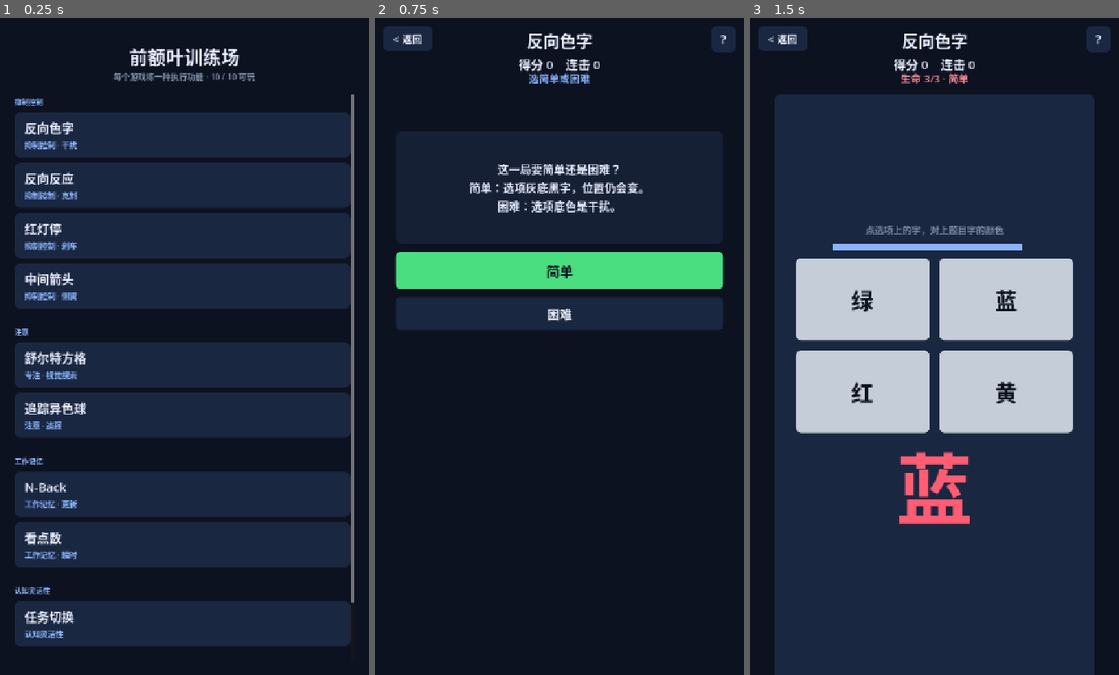
Above: before the commit, frames 1-3 (left to right).
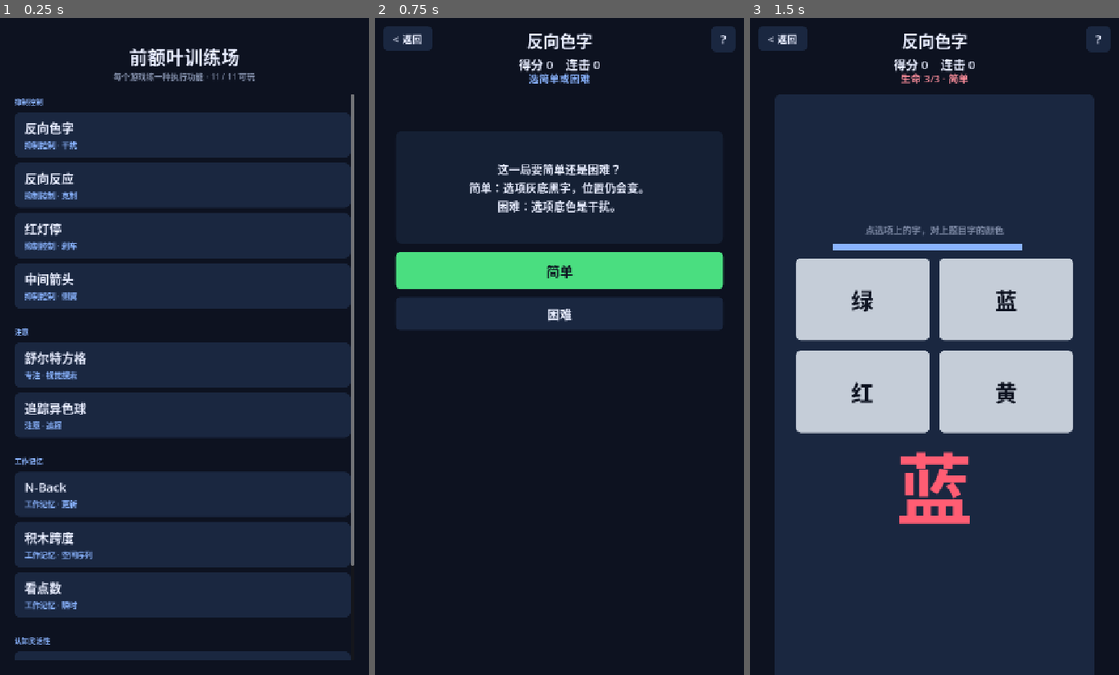
Above: after the commit, the same moments.

Repository: JeffGu98/PrefrontalCortexGame
Game: Godot game, scene res://scenes/Hub.tscn
Two runs of this game, one before a commit and one after it. Both use one fixed random seed, a clock stepped at 60 frames per second and the inputs below.
Inputs (mouse positions are in pixels of both pictures, inside the frame that each line leads up to):
- Up to frame 1 (0.25 s): no input
- Up to frame 2 (0.75 s): click (555, 136) at 0.52 s
- Up to frame 3 (1.5 s): click "简单" at 1.25 s

The runs differ from the first frame. In frame 1, 9.7% of the frame differs, in the area x 4-96%, y 8-98%; in frame 2, nothing differs; in frame 3, nothing differs.

Commit message:
v1.3.0: add Corsi 积木跨度 (spatial WM span)
New arcade game: 3×3 blocks light a sequence; tap same order.
Adaptive span 3→±1 (floor 2, cap 9); 60s timed round; per-tap
ok/wrong flash; progress gate on best span; local best score/span.
Register in Hub under 工作记忆 · 空间序列. Spec in design.md §5.11.
No Dual N-Back. Schulte 4×4 breath deferred (not in this PR).

Diff:
--- a/project.godot
+++ b/project.godot
@@ -11,7 +11,7 @@
 [application]
 
 config/name="前额叶训练场"
-config/version="1.2.2"
+config/version="1.3.0"
 run/main_scene="res://scenes/Hub.tscn"
 config/features=PackedStringArray("4.7", "Mobile")
 config/icon="res://icon.png"
--- /dev/null
+++ b/scenes/Corsi.tscn
@@ -0,0 +1,6 @@
+[gd_scene load_steps=2 format=3]
+
+[ext_resource type="Script" path="res://scripts/Corsi.gd" id="1_corsi"]
+
+[node name="Corsi" type="Control"]
+script = ExtResource("1_corsi")
--- /dev/null
+++ b/scripts/Corsi.gd
@@ -0,0 +1,368 @@
+extends "res://scripts/GameBase.gd"
+## 积木跨度 Corsi：记住方块点亮顺序，按相同顺序点回去（空间序列工作记忆）。
+
+
+const GRID := 3
+const CELL_COUNT := GRID * GRID
+const START_SPAN := 3
+const MIN_SPAN := 2
+const MAX_SPAN := 9
+const ROUND_SECS := 60.0
+const LIT_TIME := 0.55
+const GAP_BETWEEN := 0.18
+const READY_GAP := 0.45
+const INPUT_GAP := 0.35
+const BEST_PATH := "user://corsi_best.cfg"
+const DIM := Color("#1a2740")
+const LIT := Color("#8ab4ff")
+const OK := Color("#4ade80")
+const BAD := Color("#ff5d73")
+const IDLE_HINT := "看方块点亮的顺序，再按同样顺序点回去"
+
+enum Phase { PICK, SHOW, INPUT, GAP, OVER }
+
+var phase := Phase.SHOW
+var score := 0
+var streak := 0
+var span := START_SPAN
+var best_score := 0
+var best_span := START_SPAN
+var session_best_span := START_SPAN
+var round_left := ROUND_SECS
+var sequence: Array[int] = []
+var input_i := 0
+var round_id := 0
+var accepting := false
+
+var score_label: Label
+var round_label: Label
+var span_label: Label
+var hint_label: Label
+var grid: GridContainer
+var cells: Array[Panel] = []
+var cell_styles: Array[StyleBoxFlat] = []
+var restart_button: Button
+
+
+func _init() -> void:
+	title_text = "积木跨度"
+	help_text = "九个方块会按顺序亮一下。看清顺序后，按同样的顺序点回去。\n点对继续；点错这一轮结束，跨度减一（最少 2）。整段都对则跨度加一（最多 9）。\n一局约 60 秒。练的是记住空间位置的先后顺序，不是反应速度。不承诺变聪明。"
+
+
+func _build_game() -> void:
+	_load_best()
+	_build_hud()
+	_build_grid()
+	_layout_board()
+	if best_span > START_SPAN:
+		_show_gate()
+	else:
+		span = START_SPAN
+		_begin_round()
+
+
+func _build_hud() -> void:
+	score_label = _make_label("", 24, Color("#e8edff"))
+	score_label.horizontal_alignment = HORIZONTAL_ALIGNMENT_CENTER
+	score_label.set_anchors_and_offsets_preset(Control.PRESET_TOP_WIDE)
+	score_label.offset_top = 72
+	score_label.offset_bottom = 100
+	add_child(score_label)
+
+	round_label = _make_label("", 20, Color("#ffd75d"))
+	round_label.horizontal_alignment = HORIZONTAL_ALIGNMENT_CENTER
+	round_label.set_anchors_and_offsets_preset(Control.PRESET_TOP_WIDE)
+	round_label.offset_top = 100
+	round_label.offset_bottom = 126
+	add_child(round_label)
+
+	span_label = _make_label("", 28, Color("#8ab4ff"))
+	span_label.horizontal_alignment = HORIZONTAL_ALIGNMENT_CENTER
+	span_label.set_anchors_and_offsets_preset(Control.PRESET_TOP_WIDE)
+	span_label.offset_top = 126
+	span_label.offset_bottom = 164
+	add_child(span_label)
+
+	hint_label = _make_label(IDLE_HINT, 18, Color("#7f8ba6"))
+	hint_label.horizontal_alignment = HORIZONTAL_ALIGNMENT_CENTER
+	hint_label.set_anchors_and_offsets_preset(Control.PRESET_TOP_WIDE)
+	hint_label.offset_top = 164
+	hint_label.offset_bottom = 200
+	hint_label.autowrap_mode = TextServer.AUTOWRAP_WORD_SMART
+	add_child(hint_label)
+
+
+func _build_grid() -> void:
+	grid = GridContainer.new()
+	grid.columns = GRID
+	grid.add_theme_constant_override("h_separation", 14)
+	grid.add_theme_constant_override("v_separation", 14)
+	add_child(grid)
+	for i in range(CELL_COUNT):
+		var cell := Panel.new()
+		cell.mouse_filter = Control.MOUSE_FILTER_STOP
+		var style := StyleBoxFlat.new()
+		style.bg_color = DIM
+		style.set_corner_radius_all(14)
+		cell.add_theme_stylebox_override("panel", style)
+		cell.gui_input.connect(_on_cell_input.bind(i))
+		grid.add_child(cell)
+		cells.append(cell)
+		cell_styles.append(style)
+
+
+func _notification(what: int) -> void:
+	if what == NOTIFICATION_RESIZED and grid != null:
+		_layout_board()
+
+
+func _layout_board() -> void:
+	var vp := get_viewport_rect().size
+	var side := minf(vp.x - 64.0, 520.0)
+	grid.position = Vector2((vp.x - side) / 2.0, 220.0)
+	grid.size = Vector2(side, side)
+	var cell_side := (side - 14.0 * (GRID - 1)) / float(GRID)
+	for cell in cells:
+		cell.custom_minimum_size = Vector2(cell_side, cell_side)
+		cell.size = Vector2(cell_side, cell_side)
+	_layout_progress_gate()
+	if restart_button != null:
+		restart_button.position = Vector2((vp.x - 220.0) / 2.0, vp.y - 160.0)
+
+
+func _show_gate() -> void:
+	phase = Phase.PICK
+	grid.visible = false
+	_show_progress_gate(
+		"历史最长跨度 %d。\n这一局从跨度 %d 继续，还是从 %d 重来？" % [best_span, best_span, START_SPAN],
+		"从跨度 %d 继续" % best_span,
+		"从头开始（跨度 %d）" % START_SPAN
+	)
+	_set_hint("选这一局从哪档开始", Color("#7f8ba6"))
+	_update_hud()
+
+
+func _on_progress_continue() -> void:
+	if phase != Phase.PICK:
+		return
+	span = clampi(best_span, MIN_SPAN, MAX_SPAN)
+	_hide_progress_gate()
+	grid.visible = true
+	_begin_round()
+
+
+func _on_progress_fresh() -> void:
+	if phase != Phase.PICK:
+		return
+	span = START_SPAN
+	_hide_progress_gate()
+	grid.visible = true
+	_begin_round()
+
+
+func _begin_round() -> void:
+	phase = Phase.SHOW
+	score = 0
+	streak = 0
+	session_best_span = span
+	round_left = ROUND_SECS
+	round_id += 1
+	accepting = false
+	if restart_button != null:
+		restart_button.queue_free()
+		restart_button = null
+	_update_hud()
+	_start_trial()
+
+
+func _start_trial() -> void:
+	if phase == Phase.OVER:
+		return
+	round_id += 1
+	var id := round_id
+	accepting = false
+	input_i = 0
+	sequence = _make_sequence(span)
+	_paint_all(DIM)
+	phase = Phase.SHOW
+	_set_hint("看顺序…", Color("#8ab4ff"))
+	_update_hud()
+	await get_tree().create_timer(READY_GAP).timeout
+	if not is_inside_tree() or id != round_id or phase == Phase.OVER:
+		return
+	for idx in sequence:
+		if not is_inside_tree() or id != round_id or phase == Phase.OVER:
+			return
+		_paint_cell(idx, LIT)
+		await get_tree().create_timer(LIT_TIME).timeout
+		if not is_inside_tree() or id != round_id or phase == Phase.OVER:
+			return
+		_paint_cell(idx, DIM)
+		await get_tree().create_timer(GAP_BETWEEN).timeout
+	if not is_inside_tree() or id != round_id or phase == Phase.OVER:
+		return
+	phase = Phase.INPUT
+	accepting = true
+	_set_hint("按同样顺序点", Color("#e8edff"))
+	_update_hud()
+
+
+func _make_sequence(n: int) -> Array[int]:
+	var seq: Array[int] = []
+	var last := -1
+	for _i in range(n):
+		var pick := randi() % CELL_COUNT
+		# Avoid immediate repeat so the light is readable.
+		var guard := 0
+		while pick == last and guard < 8:
+			pick = randi() % CELL_COUNT
+			guard += 1
+		seq.append(pick)
+		last = pick
+	return seq
+
+
+func _on_cell_input(event: InputEvent, index: int) -> void:
+	var mouse := event as InputEventMouseButton
+	if mouse == null or not mouse.pressed or mouse.button_index != MOUSE_BUTTON_LEFT:
+		return
+	_on_tap(index)
+
+
+func _on_tap(index: int) -> void:
+	if phase != Phase.INPUT or not accepting:
+		return
+	accepting = false
+	var expect: int = sequence[input_i]
+	if index == expect:
+		_paint_cell(index, OK)
+		input_i += 1
+		if input_i >= sequence.size():
+			_on_trial_correct()
+		else:
+			_set_hint("%d / %d" % [input_i, sequence.size()], Color("#4ade80"))
+			await get_tree().create_timer(0.12).timeout
+			if phase == Phase.INPUT:
+				_paint_cell(index, DIM)
+				accepting = true
+	else:
+		_paint_cell(index, BAD)
+		_on_trial_wrong()
+
+
+func _on_trial_correct() -> void:
+	streak += 1
+	session_best_span = maxi(session_best_span, span)
+	if span > best_span:
+		best_span = span
+		_save_best()
+	var pts := 10 + span * 4 + mini(streak, 8) * 2
+	score += pts
+	_set_hint("全对 +%d · 跨度 %d" % [pts, span], Color("#4ade80"))
+	_burst_feedback("+%d" % pts, Color("#4ade80"))
+	span = mini(span + 1, MAX_SPAN)
+	_update_hud()
+	_after_trial()
+
+
+func _on_trial_wrong() -> void:
+	streak = 0
+	_set_hint("顺序错了", Color("#ff5d73"))
+	_burst_feedback("错", Color("#ff5d73"))
+	span = maxi(span - 1, MIN_SPAN)
+	_update_hud()
+	_after_trial()
+
+
+func _after_trial() -> void:
+	phase = Phase.GAP
+	accepting = false
+	round_id += 1
+	var id := round_id
+	await get_tree().create_timer(INPUT_GAP).timeout
+	if not is_inside_tree() or id != round_id or phase == Phase.OVER:
+		return
+	_paint_all(DIM)
+	if round_left <= 0.0:
+		_end_game()
+		return
+	_start_trial()
+
+
+func _process(delta: float) -> void:
+	if phase == Phase.PICK or phase == Phase.OVER:
+		return
+	round_left -= delta
+	if round_left <= 0.0:
+		round_left = 0.0
+		if phase == Phase.INPUT or phase == Phase.GAP or phase == Phase.SHOW:
+			_end_game()
+			return
+	_update_hud()
+
+
+func _paint_all(color: Color) -> void:
+	for i in range(CELL_COUNT):
+		_paint_cell(i, color)
+
+
+func _paint_cell(i: int, color: Color) -> void:
+	cell_styles[i].bg_color = color
+	cells[i].queue_redraw()
+
+
+func _update_hud() -> void:
+	score_label.text = "得分 %d　连对 %d" % [score, streak]
+	round_label.text = "剩余 %.0f 秒" % ceilf(maxi(round_left, 0.0))
+	span_label.text = "跨度 %d　历史最长 %d" % [span, best_span]
+
+
+func _set_hint(text: String, color: Color) -> void:
+	hint_label.text = text
+	hint_label.add_theme_color_override("font_color", color)
+
+
+func _end_game() -> void:
+	if phase == Phase.OVER:
+		return
+	phase = Phase.OVER
+	accepting = false
+	round_id += 1
+	_paint_all(DIM)
+	var is_best := score > best_score
+	if is_best:
+		best_score = score
+	best_span = maxi(best_span, session_best_span)
+	_save_best()
+	_update_hud()
+	var parts: PackedStringArray = ["时间到", "本局最长跨度 %d" % session_best_span]
+	if best_score > 0:
+		parts.append("历史最佳 %d" % best_score)
+	if is_best and score > 0:
+		parts.append("新纪录")
+	_set_hint(" · ".join(parts), Color("#ffd75d"))
+	if restart_button == null:
+		var vp := get_viewport_rect().size
+		restart_button = _make_restart_button(_restart, vp.y - 160.0)
+
+
+func _restart() -> void:
+	if restart_button != null:
+		restart_button.queue_free()
+		restart_button = null
+	span = clampi(span, MIN_SPAN, MAX_SPAN)
+	_begin_round()
+
+
+func _load_best() -> void:
+	var config := ConfigFile.new()
+	if config.load(BEST_PATH) == OK:
+		best_score = int(config.get_value("best", "score", 0))
+		best_span = clampi(int(config.get_value("best", "span", START_SPAN)), MIN_SPAN, MAX_SPAN)
+
+
+func _save_best() -> void:
+	var config := ConfigFile.new()
+	config.set_value("best", "score", best_score)
+	config.set_value("best", "span", clampi(best_span, MIN_SPAN, MAX_SPAN))
+	config.save(BEST_PATH)
--- a/scripts/Hub.gd
+++ b/scripts/Hub.gd
@@ -18,6 +18,7 @@
 	{"title": "舒尔特方格", "func": "专注 · 视觉搜索", "group": "注意", "scene": "res://scenes/Schulte.tscn", "built": true},
 	{"title": "追踪异色球", "func": "注意 · 追踪", "group": "注意", "scene": "res://scenes/Track.tscn", "built": true},
 	{"title": "N-Back", "func": "工作记忆 · 更新", "group": "工作记忆", "scene": "res://scenes/NBack.tscn", "built": true},
+	{"title": "积木跨度", "func": "工作记忆 · 空间序列", "group": "工作记忆", "scene": "res://scenes/Corsi.tscn", "built": true},
 	{"title": "看点数", "func": "工作记忆 · 瞬时", "group": "工作记忆", "scene": "res://scenes/Dots.tscn", "built": true},
 	{"title": "任务切换", "func": "认知灵活性", "group": "认知灵活性", "scene": "res://scenes/Switch.tscn", "built": true},
 	{"title": "汉诺塔", "func": "计划 · 前瞻", "group": "计划", "scene": "res://scenes/Hanoi.tscn", "built": true},
Not shown, changed: docs/design.md
Not shown, changed: docs/improvements.md
